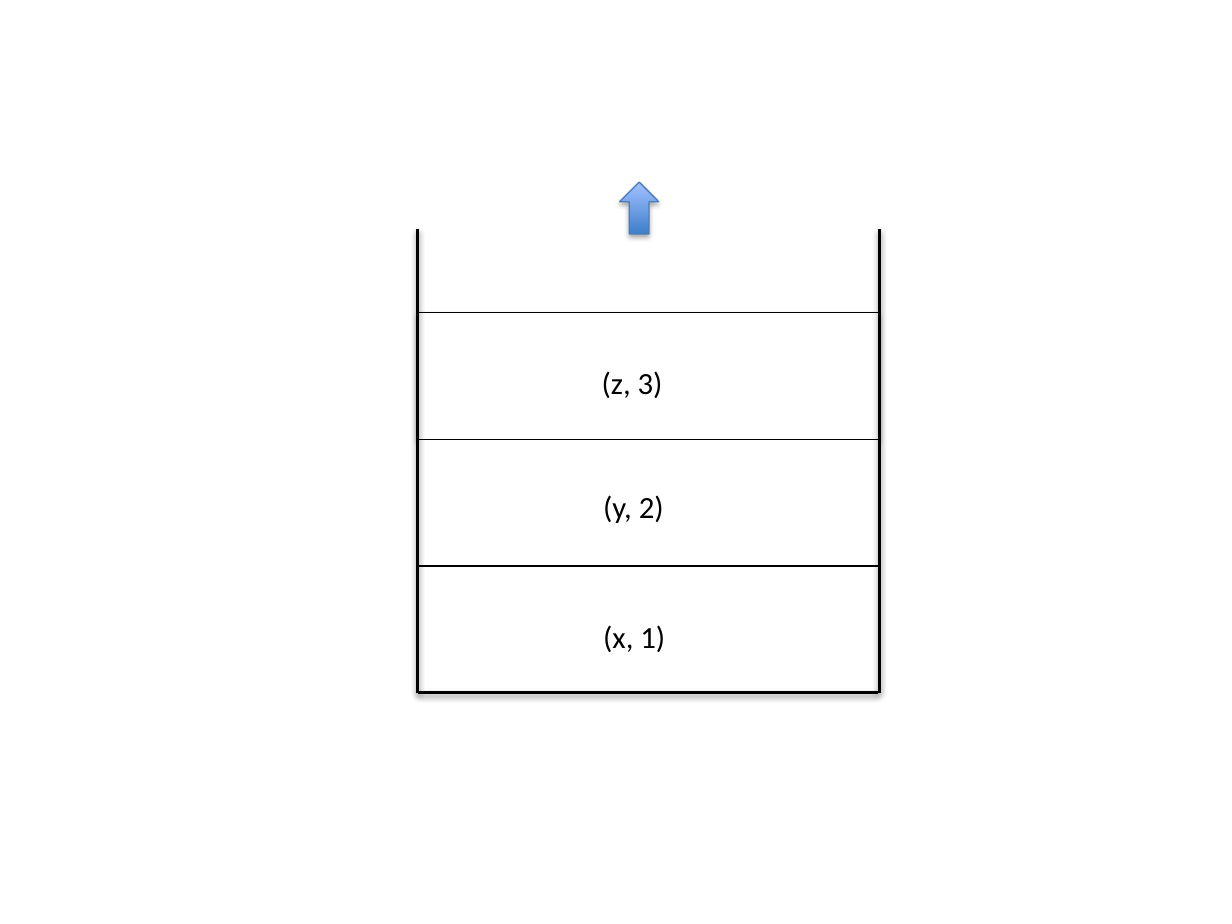
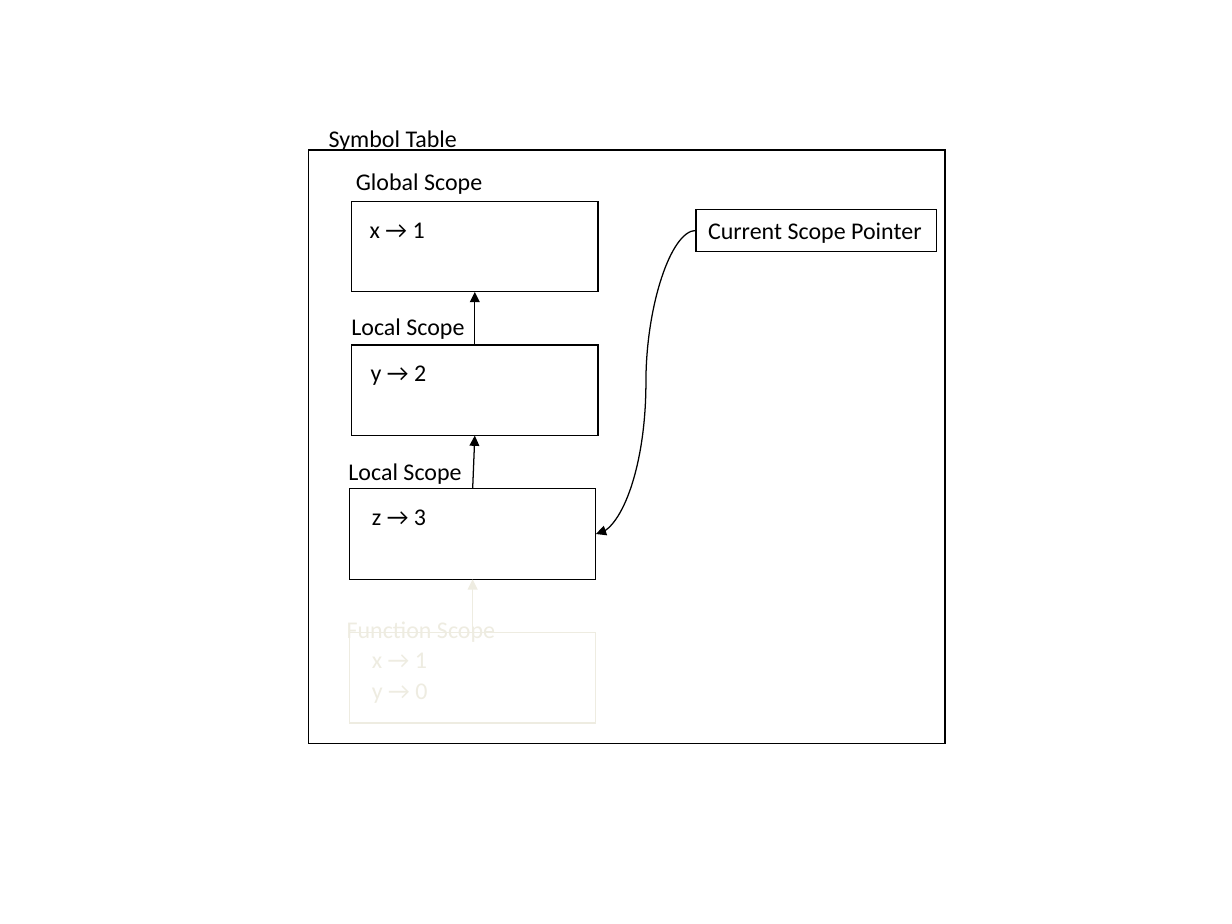
Before and after one commit to tiernanduvallygit/plipy, a slide deck: slide 1 of Notebooks/figures/chap07/1/figure.pptx. Drawn at 1232x924 pixels with LibreOffice and Linux fonts; fonts in the diff are those of the drawing. Boxes give left, top, right and bottom in pixels: in the first picture for what was removed or moved away, otherwise in the second. Text is boxed around its words. In the diff, an @@ line names an element or a change of style, - is before the commit and + after.

```diff
--- a/Notebooks/figures/chap07/1/figure.pptx
+++ b/Notebooks/figures/chap07/1/figure.pptx
@@ text added at (329, 130, 457, 151), 14 pt, text #000000 @@
+Symbol Table
@@ rectangle added at (308, 150, 945, 744), outline #000000 0.75 pt @@
@@ text added at (356, 173, 482, 194), 14 pt, text #000000 @@
+Global Scope
@@ rectangle added at (351, 201, 598, 292), outline #000000 0.75 pt @@
@@ up arrow removed at (620, 182, 659, 234) @@
@@ rectangle added at (696, 209, 936, 251), outline #000000 0.75 pt, 14 pt, text #000000 @@
+Current Scope Pointer
@@ text at (370, 222, 425, 238): text changed; size 18 to 14 pt @@
-(x, 1)
+x → 1
@@ line removed from (418, 692) to (418, 229) @@
@@ curved arrow added from (696, 230) to (596, 533), #000000 0.75 pt @@
@@ line removed from (880, 692) to (880, 229) @@
@@ arrow added from (474, 345) to (474, 292), #000000 0.75 pt @@
@@ text added at (351, 318, 464, 339), 14 pt, text #000000 @@
+Local Scope
@@ rectangle removed at (418, 313, 878, 440) @@
@@ rectangle added at (351, 345, 598, 436), outline #000000 0.75 pt @@
@@ text at (371, 365, 426, 385): text changed; size 18 to 14 pt @@
-(y, 2)
+y → 2
@@ rectangle removed at (418, 440, 878, 567) @@
@@ arrow added from (473, 489) to (474, 436), #000000 0.75 pt @@
@@ text added at (348, 463, 461, 484), 14 pt, text #000000 @@
+Local Scope
@@ rectangle added at (350, 489, 596, 580), outline #000000 0.75 pt @@
@@ text at (372, 509, 426, 525): text changed; size 18 to 14 pt @@
-(z, 3)
+z → 3
@@ rectangle removed at (418, 565, 878, 692) @@
-X(xx
@@ arrow added from (473, 632) to (473, 579), #EEECE1 0.75 pt @@
@@ rectangle added at (350, 632, 596, 723), outline #EEECE1 0.75 pt @@
@@ line removed from (418, 692) to (878, 692) @@
```
Also in this commit, not shown: 49 other files.
